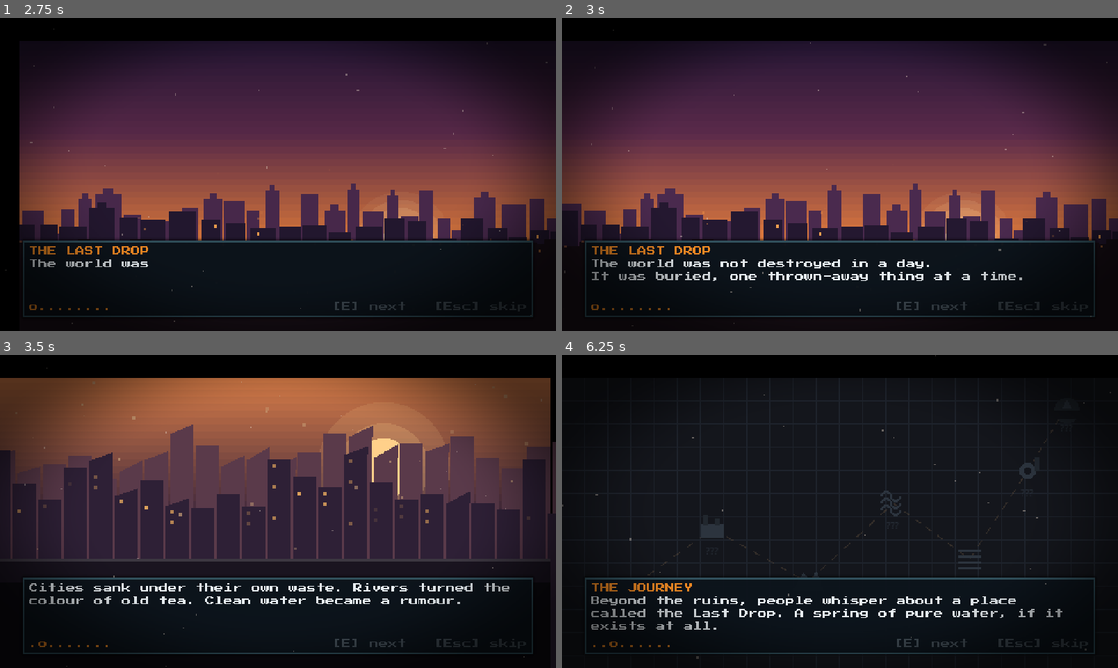
Above: before the commit, frames 1-4 (two rows, left to right).
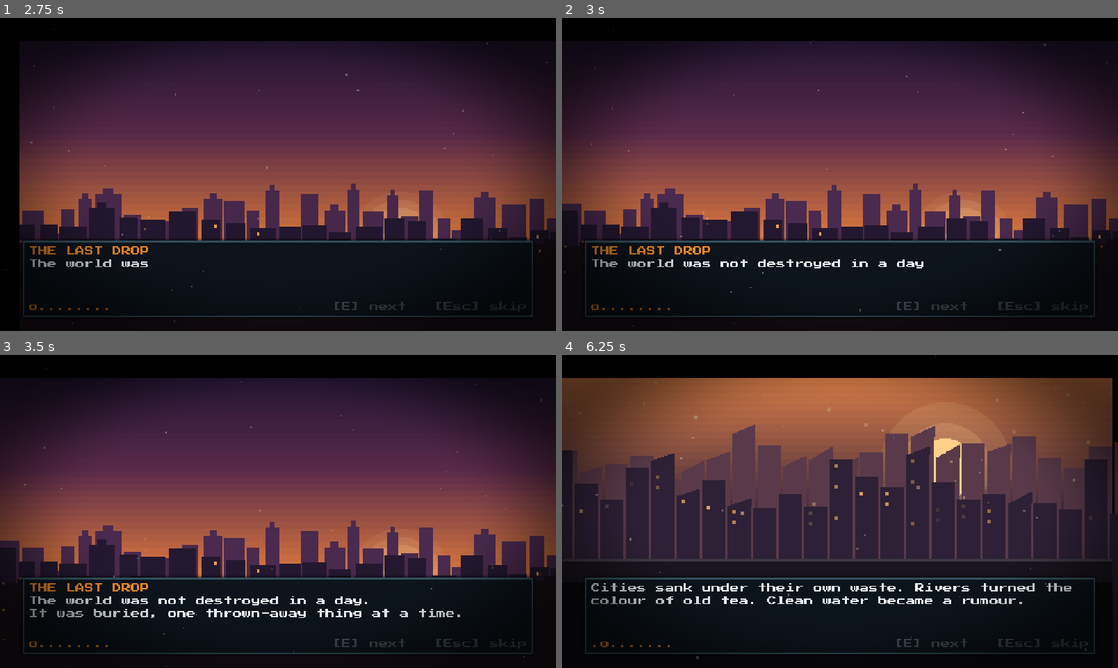
Above: after the commit, the same moments.

Repository: hsan-gg/the-last-drop
Game: Godot game, scene res://ui/title.tscn
Two runs of this game, one before a commit and one after it. Both use one fixed random seed, a clock stepped at 60 frames per second and the inputs below.
Inputs (mouse positions are in pixels of both pictures, inside the frame that each line leads up to):
- Up to frame 1 (2.75 s): click "START" at 0.5 s; click "START" at 1.25 s; click "EASY" at 2 s
- Up to frame 2 (3 s): tap Enter (ui_accept) at 2.75 s; move the mouse to (962, 158) at 2.77 s; hold D (move_right) from 2.78 s (still down); hold T (tracker) from 2.78 s (still down); click (962, 158) at 2.92 s
- Up to frame 3 (3.5 s): keep holding D (move_right); keep holding T (tracker); tap Enter (ui_accept) at 3.02, 3.32 s
- Up to frame 4 (6.25 s): release D (move_right) at 3.5 s; release T (tracker) at 3.5 s; drag from (728, 527) to (812, 574) at 3.52 s; move the mouse to (895, 442) at 4.27 s; hold D (move_right) 4.28-5 s; hold K (block) 4.28-5 s; tap T (tracker) at 4.55, 6.05 s; drag from (812, 574) to (673, 464) at 5.02 s; move the mouse to (1006, 558) at 5.77 s; hold A (move_left) from 5.78 s (still down); hold E (interact) from 5.78 s (still down); tap Enter (ui_accept) at 6.02 s

Frame 1 is identical in both runs. In frame 2, 0.7% of the frame differs, in the area x 5-83%, y 78-84%; in frame 3, 51%; in frame 4, 54%, in the area x 0-100%, y 7-94%.

Commit message:
fix: ignore keys during scene fades; docs and e2e driver for dialogue and menu state

Diff:
--- a/autoload/scene_manager.gd
+++ b/autoload/scene_manager.gd
@@ -5,11 +5,15 @@
 const TITLE_SCENE := "res://ui/title.tscn"
 const FIRST_AREA := "res://world/outpost.tscn"
 const GAME_OVER_SCENE := "res://ui/game_over.tscn"
+## Keys pressed during a fade, or just after it, belong to the old screen (a
+## player mashing Esc to skip a cutscene must not open the menu on arrival).
+const INPUT_GRACE_SECONDS := 0.4
 
 var _fade: ColorRect
 var _changing := false
 ## A change asked for while another was fading; it runs as soon as that one ends.
 var _queued_path := ""
+var _settle_until := 0.0
 
 
 func _ready() -> void:
@@ -36,10 +40,21 @@
 	await get_tree().process_frame
 	await _fade_to(0.0)
 	_changing = false
+	_settle_until = Time.get_ticks_msec() / 1000.0 + INPUT_GRACE_SECONDS
 	if not _queued_path.is_empty():
 		var next := _queued_path
 		_queued_path = ""
 		change_scene(next)
+
+
+## True while a scene change is fading or has only just finished.
+func is_settling() -> bool:
+	return _changing or Time.get_ticks_msec() / 1000.0 < _settle_until
+
+
+func _input(event: InputEvent) -> void:
+	if event is InputEventKey and is_settling():
+		get_viewport().set_input_as_handled()
 
 
 ## `skip_intro` is for restarts after dying, so the opening is not replayed.
--- a/test/e2e/e2e_driver.gd
+++ b/test/e2e/e2e_driver.gd
@@ -90,6 +90,10 @@
 	}
 	var dialogue := _first_visible("DialogueBox")
 	state["dialogue_open"] = dialogue != null
+	state["menu_open"] = _first_visible("GameMenu") != null
+	state["paused"] = get_tree().paused
+	if dialogue != null:
+		state["dialogue_text"] = (dialogue as DialogueBox).current_text()
 	var sorting := _first_visible("SortingChallenge") as SortingChallenge
 	if sorting != null:
 		state["sorting"] = _sorting_state(sorting)
--- a/test/e2e/ui_preview.gd
+++ b/test/e2e/ui_preview.gd
@@ -8,6 +8,7 @@
 var _step := 0
 var _tracker: ObjectiveTracker
 var _banners: BannerQueue
+var _feed: NotificationFeed
 
 
 func _ready() -> void:
@@ -19,6 +20,9 @@
 	layer.add_child(_tracker)
 	_banners = BannerQueue.new()
 	layer.add_child(_banners)
+	_feed = NotificationFeed.new()
+	layer.add_child(_feed)
+	layer.add_child(RewardCard.new())
 	for area_id in ["outpost", "factory", "dump"]:
 		GameState.set_flag("area_%s_reached" % area_id)
 	GameState.add_to_counter("sort_correct", 4)
@@ -58,7 +62,13 @@
 			_menu.open(GameMenu.CODEX)
 		5:
 			_menu.close()
+			_tracker.mark_new()
+			_feed.notify("objective_done", "Done!", "Find a water source")
+			_feed.notify("objective_new", "New objective", "Sort the scrap pile")
+			_feed.notify("quest", "Quest complete", "Sharp Eye")
+			_feed.add_xp(12)
+			_feed.add_xp(30)
+			EventBus.reward_requested.emit("level", "LEVEL 3", "Max health +8, sword damage +1, stamina +4. You feel restored.")
+		6:
 			_tracker.toggle()
-			_banners.push("OBJECTIVE COMPLETE", "Find a water source", UiTheme.COLOR_GREEN, 5.0)
-			_banners.push("NEW OBJECTIVE", "Sort the scrap pile", UiTheme.COLOR_ORANGE, 5.0)
 	_step += 1
--- a/test/unit/test_feedback_round3.gd
+++ b/test/unit/test_feedback_round3.gd
@@ -78,3 +78,10 @@
 		player.move_and_slide()
 		await wait_physics_frames(1)
 	assert_lt(enemy.global_position.distance_to(start), 3.0, "the zombie was not pushed")
+
+
+func test_keys_pressed_while_a_scene_fades_in_are_ignored() -> void:
+	SceneManager._settle_until = Time.get_ticks_msec() / 1000.0 + 0.3
+	assert_true(SceneManager.is_settling(), "an Esc mashed to skip a cutscene must not open the menu")
+	SceneManager._settle_until = 0.0
+	assert_false(SceneManager.is_settling())
--- a/ui/dialogue/dialogue_box.gd
+++ b/ui/dialogue/dialogue_box.gd
@@ -57,6 +57,10 @@
 	return visible
 
 
+func current_text() -> String:
+	return _text.text if _text != null else ""
+
+
 ## A scene change with a conversation open must not leave notices held back forever.
 func _exit_tree() -> void:
 	if visible:
--- a/ui/notification_feed.gd
+++ b/ui/notification_feed.gd
@@ -9,7 +9,7 @@
 const SHOW_SECONDS := 4.2
 const XP_SHOW_SECONDS := 2.6
 const MAX_ENTRIES := 4
-const WIDTH := 178.0
+const WIDTH := 212.0
 const SLIDE := 24.0
 const XP_SOUND_GAP := 0.6
 const PAPER := Color(0.13, 0.11, 0.15, 0.93)
@@ -135,10 +135,9 @@
 	var card := PanelContainer.new()
 	var style := StyleBoxFlat.new()
 	style.bg_color = PAPER
-	style.border_color = (spec["color"] as Color).darkened(0.35)
-	style.set_border_width_all(1)
+	style.border_color = spec["color"]
+	style.set_border_width_all(0)
 	style.border_width_left = 3
-	style.border_color = spec["color"]
 	style.set_corner_radius_all(3)
 	style.content_margin_left = 6
 	style.content_margin_right = 7
